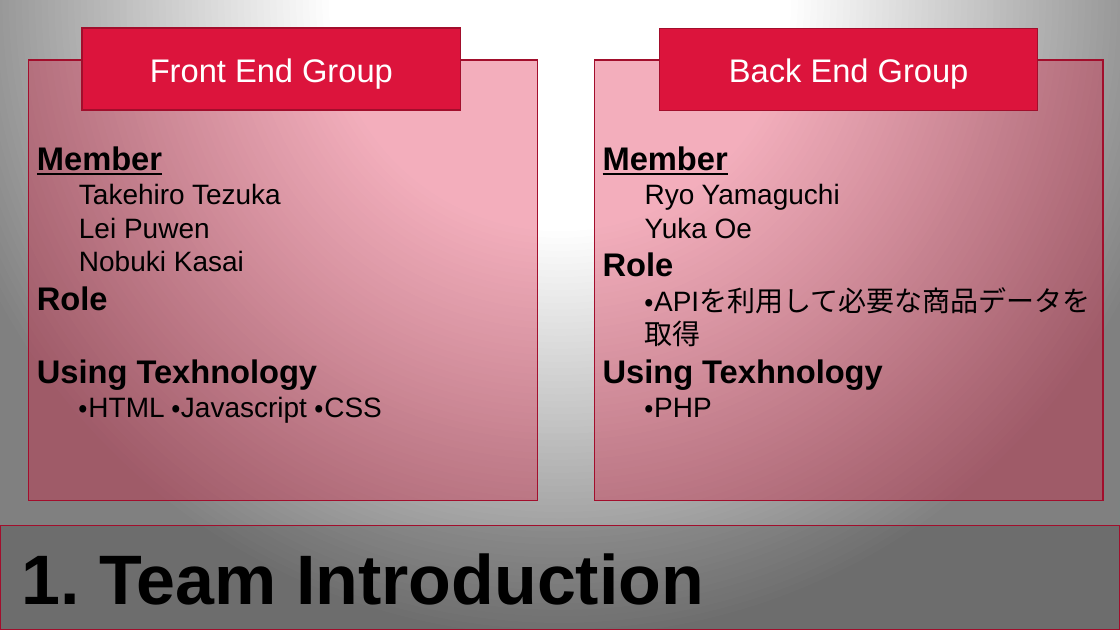
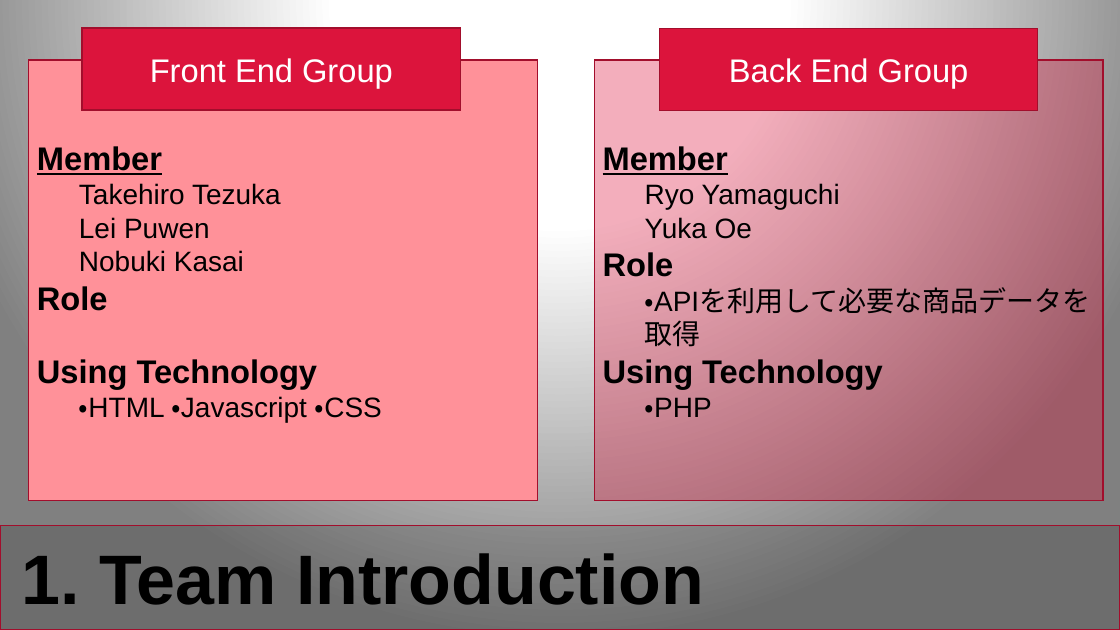
Before and after one commit to KNobuki/Rakuten_fashion, a slide deck: slide 3 of presentation/Presentation.pptx. Drawn at 1120x630 pixels with LibreOffice and Linux fonts; fonts in the diff are those of the drawing. Boxes give left, top, right and bottom in pixels: in the first picture for what was removed or moved away, otherwise in the second. Text is boxed around its words. In the diff, an @@ line names an element or a change of style, - is before the commit and + after.

```diff
--- a/presentation/Presentation.pptx
+++ b/presentation/Presentation.pptx
@@ rectangle "Member" at [29,60,538,501]: fill #DC143C at 34% opacity to #FF9199 @@
@@ text in rectangle at [37,359,318,388]: text changed @@
-Using Texhnology
+Using Technology
@@ text in rectangle at [603,359,883,388]: text changed @@
-Using Texhnology
+Using Technology
```
Also in this commit, not shown: 3 other slides changed, 2 other files.
